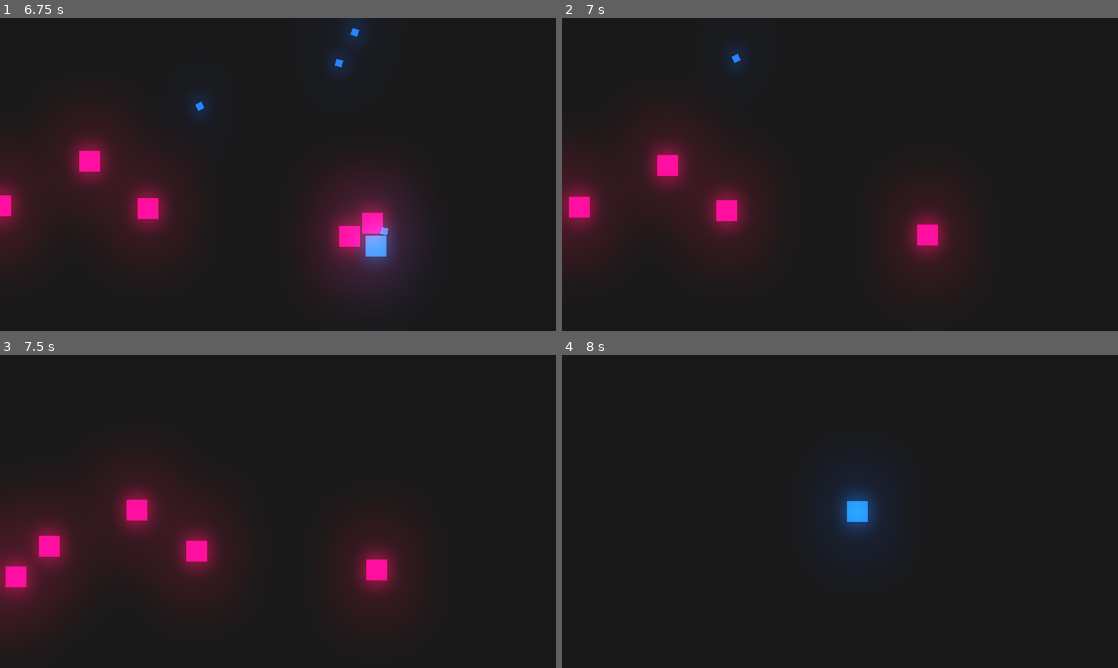
Above: before the commit, frames 1-4 (two rows, left to right).
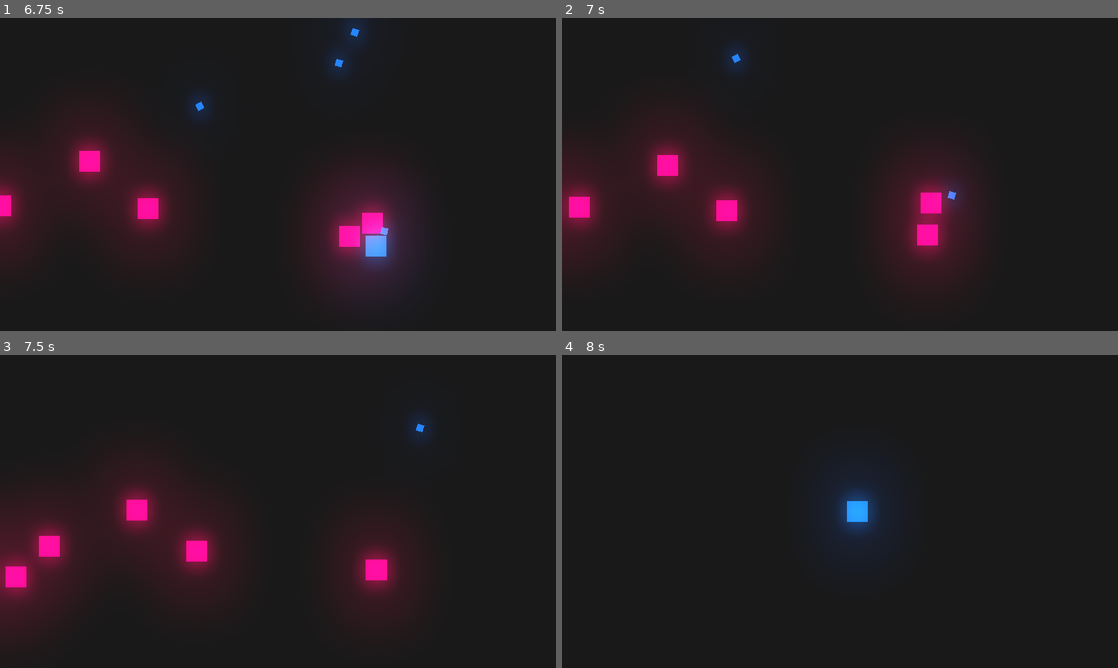
Above: after the commit, the same moments.

Repository: Gui-dev/shooter
Game: Godot game, scene res://levels/LevelOne.tscn
Two runs of this game, one before a commit and one after it. Both use one fixed random seed, a clock stepped at 60 frames per second and the inputs below. The project has no main scene, so this scene is started directly.
Inputs (mouse positions are in pixels of both pictures, inside the frame that each line leads up to):
- Up to frame 1 (6.75 s): tap Enter at 0.5 s; move the mouse to (400, 158) at 0.52 s; hold D (right) 0.53-1.28 s; hold Space (shooter) 0.53-1.28 s; move the mouse to (166, 190) at 1.27 s; hold S (down) 1.28-2.03 s; tap Space (shooter) every 1.5 s from 1.35 to 5.85 s; move the mouse to (333, 105) at 2.02 s; hold D (right) 2.03-2.78 s; hold Space (shooter) 2.03-2.78 s; move the mouse to (250, 237) at 2.77 s; hold W (up) 2.78-3.53 s; move the mouse to (444, 221) at 3.52 s; hold Space (shooter) 3.53-4.28 s; hold A (left) 3.53-5.03 s; move the mouse to (111, 127) at 4.27 s; move the mouse to (305, 174) at 5.02 s; hold S (down) 5.03-5.78 s; hold Space (shooter) 5.03-5.78 s; move the mouse to (194, 96) at 5.77 s; hold D (right) 5.78-6.53 s; move the mouse to (400, 158) at 6.52 s; hold W (up) from 6.53 s (still down); hold Space (shooter) from 6.53 s (still down)
- Up to frame 2 (7 s): keep holding W (up); keep holding Space (shooter)
- Up to frame 3 (7.5 s): move the mouse to (166, 527) at 7.27 s; release W (up) at 7.28 s; release Space (shooter) at 7.28 s; hold D (right) from 7.28 s (still down); tap Space (shooter) at 7.35 s
- Up to frame 4 (8 s): keep holding D (right)

Frame 1 is identical in both runs. In frame 2, 1.1% of the frame differs, in the area x 62-72%, y 49-66%; in frame 3, 0.2%; in frame 4, nothing differs.

Commit message:
feat: add blood particle

Diff:
--- a/scripts/Enemy.gd
+++ b/scripts/Enemy.gd
@@ -6,6 +6,7 @@
 var stunned = false
 var retreat = 6
 var health_points = 3
+var blood_particle = preload('res://prefabs/BloodParticle.tscn')
 
 
 func _process(delta: float) -> void:
@@ -16,12 +17,14 @@
 
   global_position += movement * velocity * delta
 
-  if health_points <= 0:
+  if health_points <= 0 and Global.create_parent_node != null:
+    var instance_blood_particle = Global.instance_node(blood_particle, global_position, Global.create_parent_node)
+    instance_blood_particle.rotation = movement.angle()
     queue_free()
 
 
 func _on_hitbox_area_entered(area: Area2D) -> void:
-  if area.is_in_group('damage'):
+  if area.is_in_group('damage') and !stunned:
     modulate = Color.white
     area.get_parent().queue_free()
     movement = -movement * retreat
